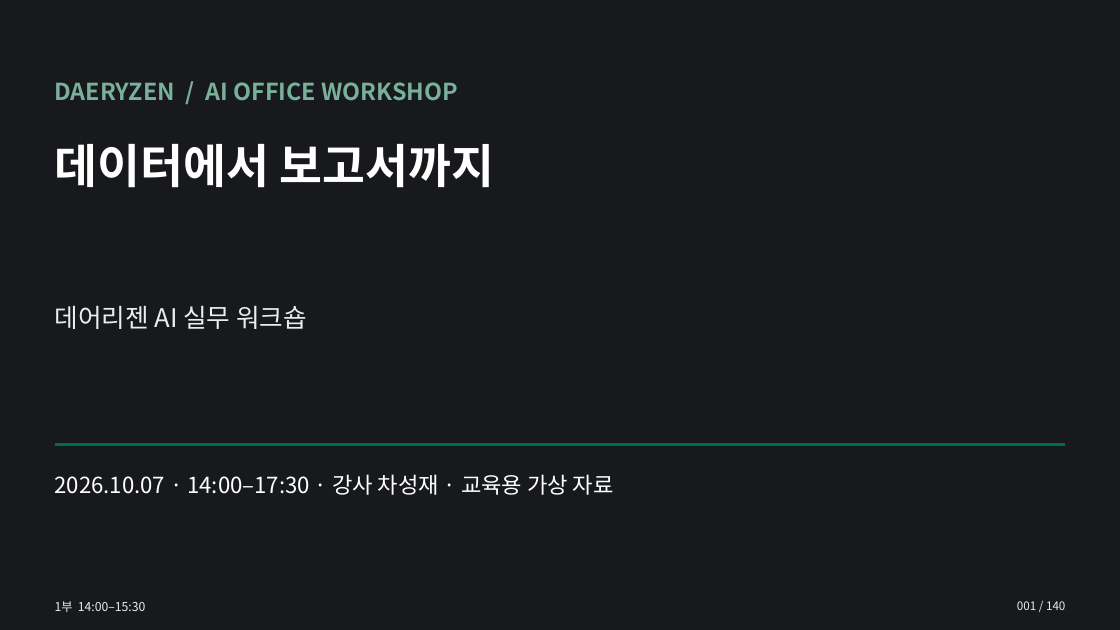
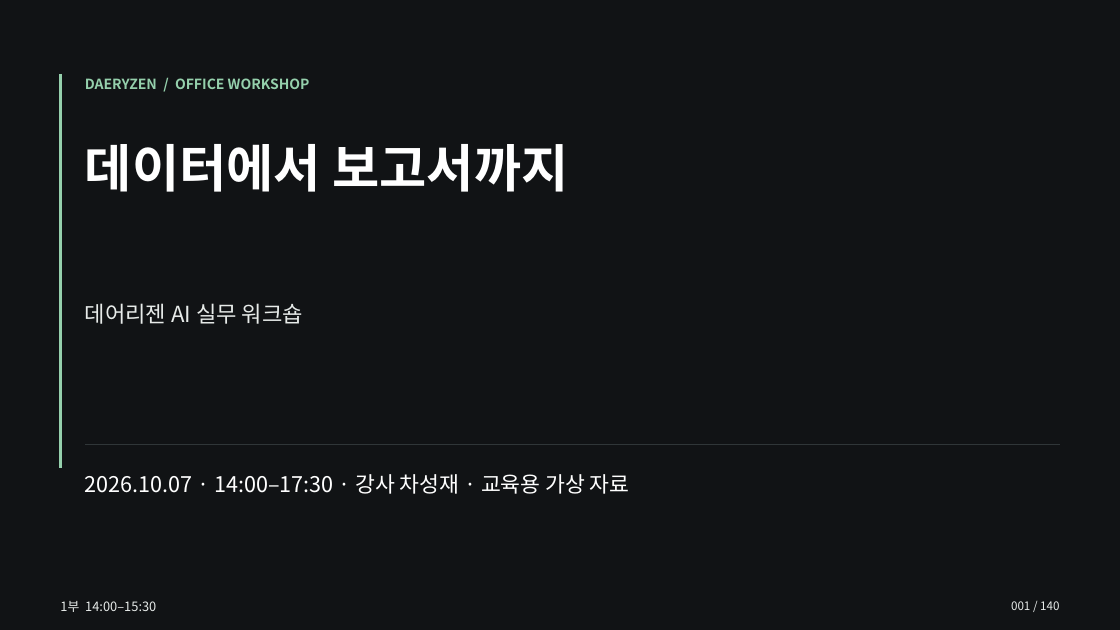
Before and after one commit to smilesjcha/how-to-work-better, a slide deck: slide 1 of lectures/20261007-daeryzen-ai-office/output/daeryzen-ai-office-20261007.pptx. Drawn at 1120x630 pixels with LibreOffice and Linux fonts; fonts in the diff are those of the drawing. Boxes give left, top, right and bottom in pixels: in the first picture for what was removed or moved away, otherwise in the second. Text is boxed around its words. In the diff, an @@ line names an element or a change of style, - is before the commit and + after.

Commit message:
Refactor Daeryzen lecture presentation design

```diff
--- a/lectures/20261007-daeryzen-ai-office/output/daeryzen-ai-office-20261007.pptx
+++ b/lectures/20261007-daeryzen-ai-office/output/daeryzen-ai-office-20261007.pptx
@@ background #17191C to #111315 @@
@@ line added from (60, 74) to (60, 468), #95D0AC 2.2 pt @@
@@ text at box(85, 78, 310, 89): text changed; size 20 to 12 pt; text colour #79B099 to #95D0AC @@
-DAERYZEN / AI OFFICE WORKSHOP
+DAERYZEN / OFFICE WORKSHOP
@@ text "데이터에서 보고서까지": place and size @@
-text "데이터에서 보고서까지" at box(55, 144, 494, 188)
+text "데이터에서 보고서까지" at box(85, 144, 569, 192)
@@ text "데이터에서 보고서까지" at box(85, 144, 569, 192): size 40 to 44 pt; line spacing 1.12 to 1.1 @@
@@ text "데어리젠 AI 실무 워크숍": place and size @@
-text "데어리젠 AI 실무 워크숍" at box(55, 305, 307, 329)
+text "데어리젠 AI 실무 워크숍" at box(85, 303, 303, 324)
@@ text "데어리젠 AI 실무 워크숍" at box(85, 303, 303, 324): size 22 to 19 pt, text colour #E9EDF0 to #E7EBE9; line spacing 1.12 to 1.1 @@
@@ line moved from (55, 444) - (1065, 444) to (85, 444) - (1060, 444) @@
@@ line (85, 444) - (1060, 444): stroke #006C50 2.2 pt to #303638 0.8 pt @@
@@ text "2026.10.07 · 14:00–17:30 · 강사 ...": place and size @@
-text "2026.10.07 · 14:00–17:30 · 강사 ..." at box(55, 474, 614, 495)
+text "2026.10.07 · 14:00–17:30 · 강사 ..." at box(85, 474, 630, 494)
@@ text "2026.10.07 · 14:00–17:30 · 강사 ..." at box(85, 474, 630, 494): size 19 to 18.5 pt; line spacing 1.12 to 1.1 @@
@@ text "1부 14:00–15:30" at box(60, 601, 156, 612): size 10.5 to 11 pt, text colour #E9EDF0 to #E7EBE9; line spacing 1.12 to 1.1 @@
@@ text "001 / 140" at box(1011, 601, 1059, 610): text colour #E9EDF0 to #E7EBE9; line spacing 1.12 to 1.1 @@
```
Also in this commit, not shown: 139 other slides changed, 12 other files.
